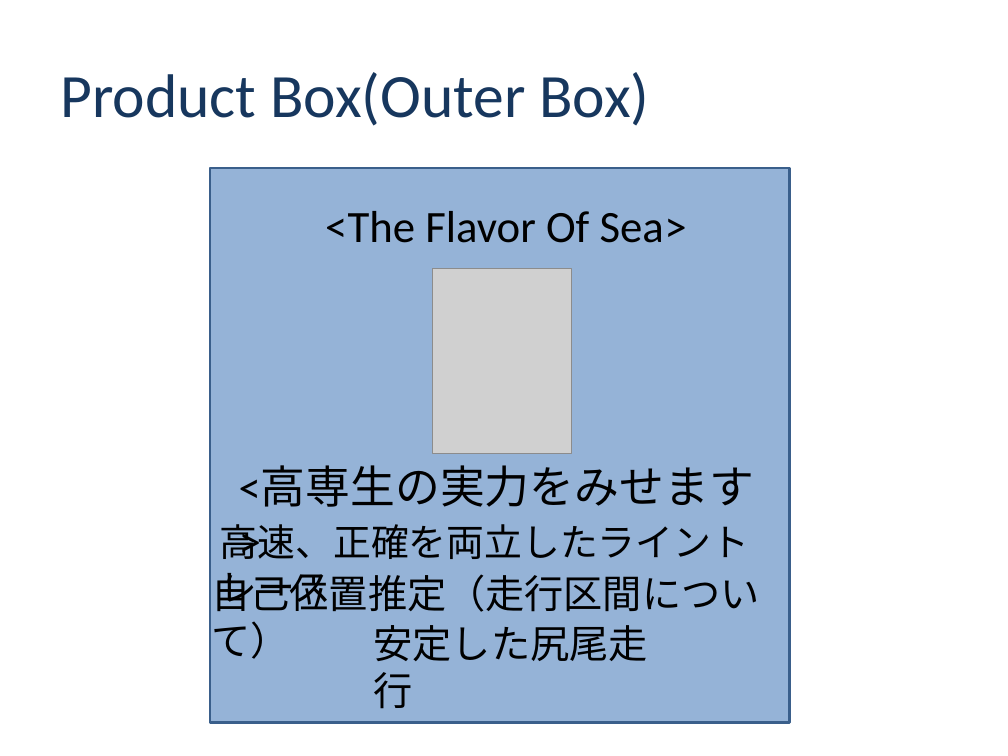
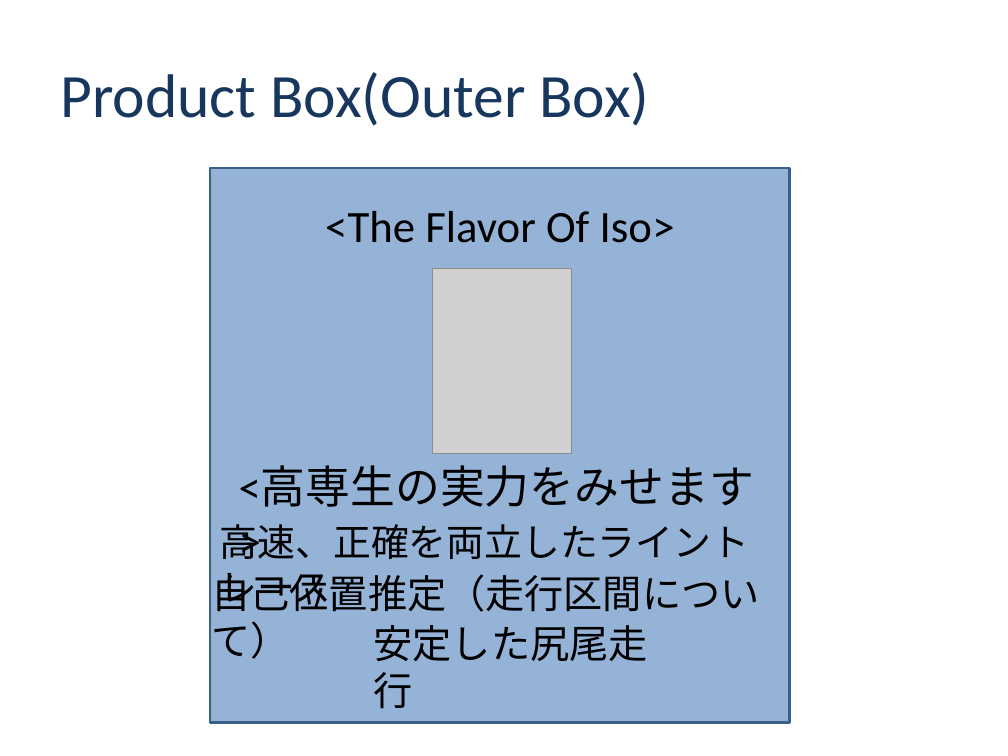
Before and after one commit to class-snct-rikitakelab/e-konbu2012, a slide deck: slide 5 of Inception Deck -E-konbu-.pptx (slide 4 before the commit). Drawn at 1008x756 pixels with LibreOffice and Linux fonts; fonts in the diff are those of the drawing; grey boxes stand for pictures; background and template pictures are left out. Boxes give left, top, right and bottom in pixels: in the first picture for what was removed or moved away, otherwise in the second. Text is boxed around its words. In the diff, an @@ line names an element or a change of style, - is before the commit and + after.

```diff
--- a/Inception Deck -E-konbu-.pptx
+++ b/Inception Deck -E-konbu-.pptx
@@ text at box(325, 211, 675, 243): text changed @@
-<The Flavor Of Sea>
+<The Flavor Of Iso>
```
Also in this commit, not shown: 11 other slides changed, 1 slide added, 3 other files.
